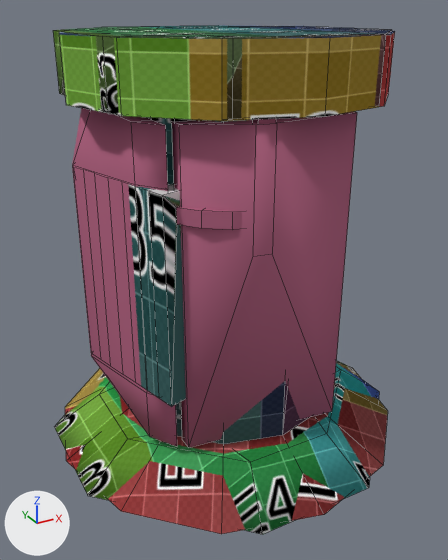
Before and after pictures for a commit that changed the Blender file models/UNCOMPILED/chamber.blend.
Camera for both pictures: a 50 mm lens placed at (-2.51, -4.53, 3.5), pointed at (-0.08, -0.1, 1.29). Lighting does not change. The marker at lower left points along +X, +Y and +Z. Mesh edges are drawn as thin lines.

Objects in the first picture: 'chamber', 'chamber_physics'.
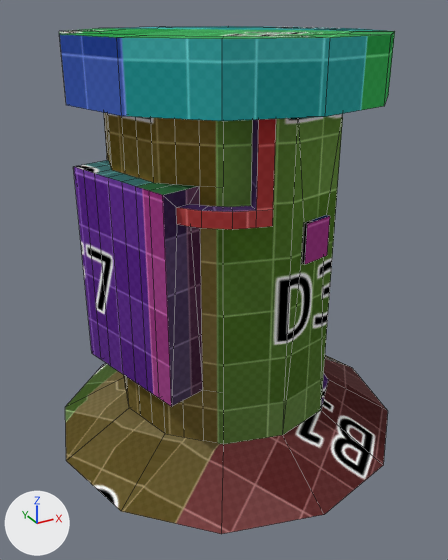
Where the newer file only moved an object's origin or applied its transform, the numbers keep the older frame.

Patch to the scene script:
```diff
--- a/models/UNCOMPILED/chamber.blend.py
+++ b/models/UNCOMPILED/chamber.blend.py
@@ me_chamber @@
 me_chamber.from_pydata(...)  # 210 vertices, 200 faces, 2 loose edges; spans x -3.9..3.9, y -17.7..17.7, z -1.9..36.5
 # used by ob_chamber; location = (0.0, 0.0, 0.0); scale = (0.41, 0.0913, 0.0913)
+# me_chamber part 1: texture (UV) coordinates of 200 of 200 faces, centred in x -3.0..3.0, y -13.4..16.1, z -1.9..36.5, changed; they spanned u 0.0..0.99, v 0.0..0.96 and now span u 0.03..0.97, v 0.03..0.95
 me_chamber.materials.append(mat_chamber)
@@ ob_chamber_physics @@
 ob_chamber_physics.location = (0.0, 0.0, 0.0)
+ob_chamber_physics.hide_viewport = True
```

Where the change shows, as pixel boxes (x1, y1, x2, y2) in the pictures (448 x 560 px):
'chamber_physics', hidden
    before: (53, 26, 392, 534)
part 1 of me_chamber, surface changed
    before: (59, 31, 395, 534)
    after: (59, 26, 395, 534)
